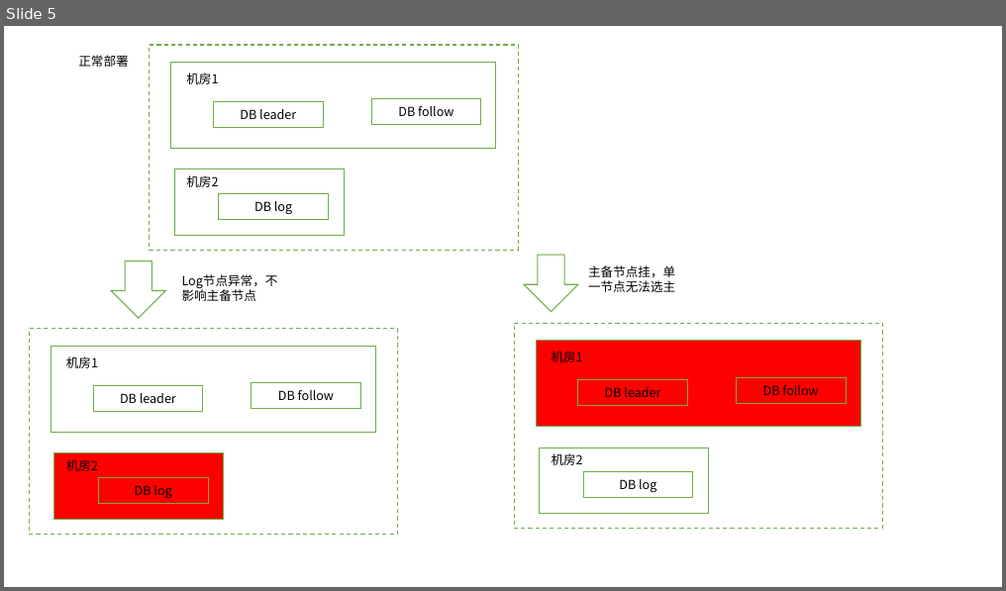
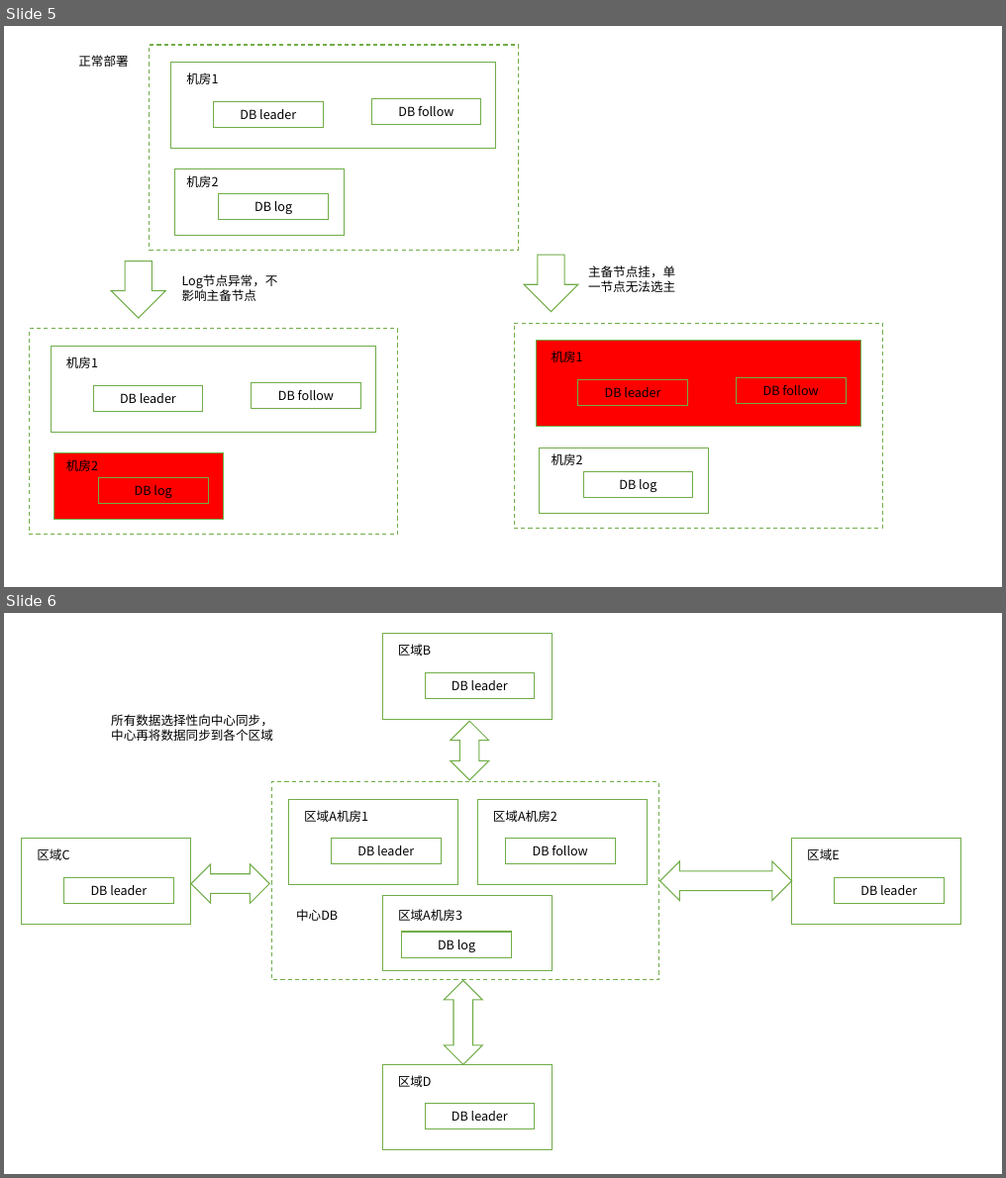
Before and after one commit to MeRcy-PM/record, a slide deck: ppt/tmp_ppt.pptx. Shown one above the other, each under a label of ours: slide 5 before the commit, slides 5 and 6 after it. The pictures are 1006x591 and 1006x1178 pixels, drawn with LibreOffice and Linux fonts; fonts in the diff are those of the drawing. Boxes give left, top, right and bottom in pixels: in the first picture for what was removed or moved away, otherwise in the second. Text is boxed around its words. In the diff, an @@ line names an element or a change of style, - is before the commit and + after.

```diff
--- a/ppt/tmp_ppt.pptx
+++ b/ppt/tmp_ppt.pptx
@@ slide 6 added at [4,613,1002,1174], background #FFFFFF @@
@@ rectangle added at [383,634,552,719], fill #FFFFFF, outline #70AD47 1 pt @@
@@ text added at [398,644,431,656], 12 pt, text #000000 @@
+区域B
@@ rectangle added at [425,672,535,699], fill #FFFFFF, outline #70AD47 1 pt, 12 pt, text #000000 @@
+DB leader
@@ text added at [111,714,273,741], 12 pt, text #000000 @@
+所有数据选择性向中心同步，中心再将数据同步到各个区域
@@ up down arrow added at [450,721,489,780], fill #FFFFFF, outline #70AD47 1 pt @@
@@ rectangle added at [272,782,659,980], fill #FFFFFF, outline #70AD47 1 pt dashed @@
@@ rectangle added at [289,799,458,884], fill #FFFFFF, outline #70AD47 1 pt @@
@@ text added at [304,810,368,822], 12 pt, text #000000 @@
+区域A机房1
@@ rectangle added at [478,799,648,884], fill #FFFFFF, outline #70AD47 1 pt @@
@@ text added at [493,810,557,822], 12 pt, text #000000 @@
+区域A机房2
@@ rectangle added at [22,839,191,924], fill #FFFFFF, outline #70AD47 1 pt @@
@@ text added at [37,849,69,861], 12 pt, text #000000 @@
+区域C
@@ rectangle added at [331,839,442,864], fill #FFFFFF, outline #70AD47 1 pt, 12 pt, text #000000 @@
+DB leader
@@ rectangle added at [506,839,616,864], fill #FFFFFF, outline #70AD47 1 pt, 12 pt, text #000000 @@
+DB follow
@@ rectangle added at [792,839,961,924], fill #FFFFFF, outline #70AD47 1 pt @@
@@ text added at [807,849,840,861], 12 pt, text #000000 @@
+区域E
@@ rectangle added at [63,877,174,903], fill #FFFFFF, outline #70AD47 1 pt, 12 pt, text #000000 @@
+DB leader
@@ left right arrow added at [191,864,269,903], fill #FFFFFF, outline #70AD47 1 pt @@
@@ left right arrow added at [659,861,792,900], fill #FFFFFF, outline #70AD47 1 pt @@
@@ rectangle added at [835,877,944,903], fill #FFFFFF, outline #70AD47 1 pt, 12 pt, text #000000 @@
+DB leader
@@ text added at [296,909,338,921], 12 pt, text #000000 @@
+中心DB
@@ rectangle added at [383,896,552,971], fill #FFFFFF, outline #70AD47 1 pt @@
@@ text added at [398,909,462,921], 12 pt, text #000000 @@
+区域A机房3
@@ rectangle added at [402,932,512,959], fill #FFFFFF, outline #70AD47 1 pt, 12 pt, text #000000 @@
+DB log
@@ up down arrow added at [445,980,483,1064], fill #FFFFFF, outline #70AD47 1 pt @@
@@ rectangle added at [383,1065,552,1151], fill #FFFFFF, outline #70AD47 1 pt @@
@@ text added at [398,1075,432,1087], 12 pt, text #000000 @@
+区域D
@@ rectangle added at [425,1104,535,1131], fill #FFFFFF, outline #70AD47 1 pt, 12 pt, text #000000 @@
+DB leader
```
Also in this commit, not shown: 1 other file.
